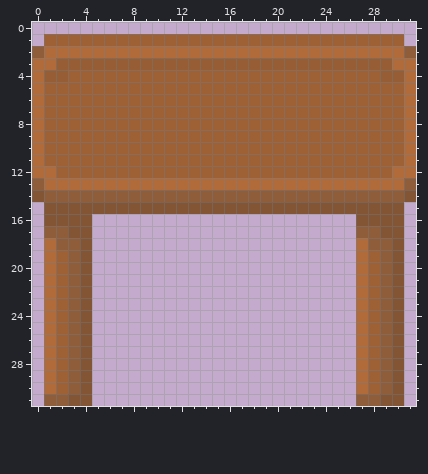
One commit to this pixel-art sprite: Assets/crafting.png. That is the earlier state.
The file is 32x32 pixels.
Now the later version:
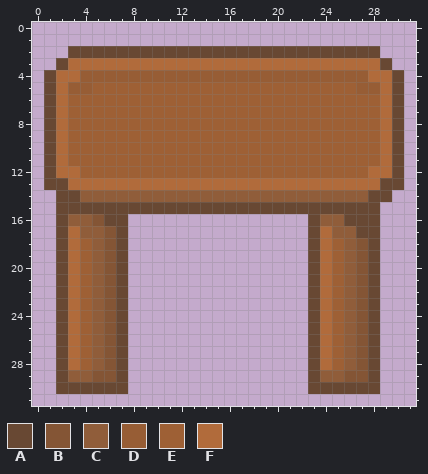
Palette (. is transparent): A #684833  B #845535  C #905d3a  D #975d35  E #9e6035  F #b16b3b
Difference:
Changed rows in their new state; - is an unchanged pixel.
first column x 0:
 1 -..............................-
 2 ...AAAAAAAAAAAAAAAAAAAAAAAAAA...
 3 ..AFFFFFFFFFFFFFFFFFFFFFFFFFFA..
 4 .AFFDDDDDDDDDDDDDDDDDDDDDDDDFFA.
 5 .AFDD----------------------DDFA.
 6 .AF--------------------------FA.
 7 .AF--------------------------FA.
 8 .AF--------------------------FA.
 9 .AF--------------------------FA.
10 .AF--------------------------FA.
11 .AF--------------------------FA.
12 .AFF------------------------FFA.
13 .AA--------------------------AA.
14 ..AA------------------------AA..
15 -.AAAAAAAAAAAAAAAAAAAAAAAAAAA..-
16 -.ACCBAA---------------ACCAAA..-
17 -.AFCCBA---------------AFCCAA..-
18 -.AFECBA---------------AFECBA..-
19 -.AFECBA---------------AFECBA..-
20 -.AFECBA---------------AFECBA..-
21 -.AFECBA---------------AFECBA..-
22 -.AFECBA---------------AFECBA..-
23 -.AFECBA---------------AFECBA..-
24 -.AFECBA---------------AFECBA..-
25 -.AFECBA---------------AFECBA..-
26 -.AFECBA---------------AFECBA..-
27 -.AFECBA---------------AFECBA..-
28 -.AFECBA---------------AFECBA..-
29 -.A-CBBA---------------ACCBBA..-
30 -.AAAAAA---------------AAAAAA..-
31 -....----------------------....-
Where, in picture pixels (left, top, right, bottom), the same in both pictures:
changed: (32, 34, 416, 406)
